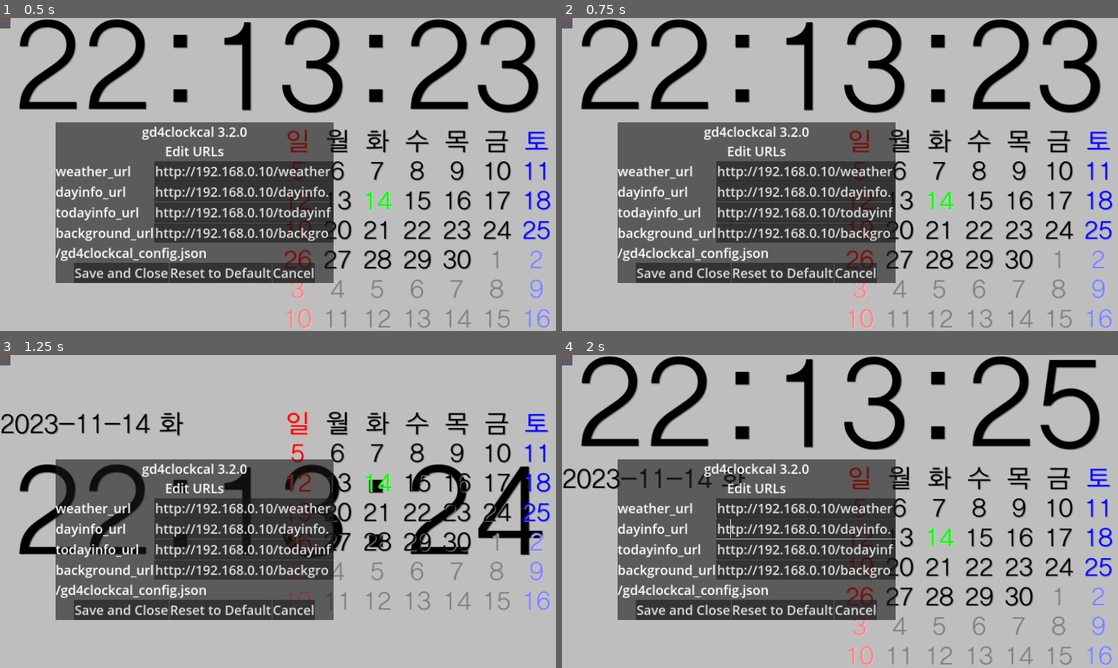
Above: before the commit, frames 1-4 (two rows, left to right).
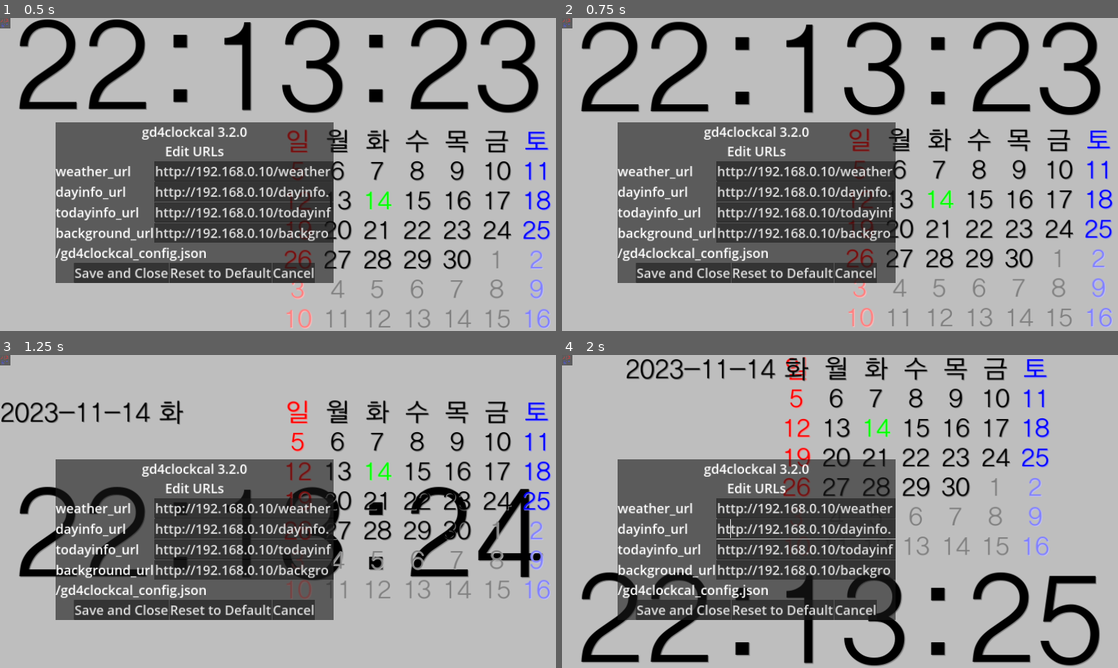
Above: after the commit, the same moments.

Repository: kasworld/gd4clockcal
Game: Godot game, scene res://main.tscn
Two runs of this game, one before a commit and one after it. Both use one fixed random seed, a clock stepped at 60 frames per second and the inputs below.
Inputs (mouse positions are in pixels of both pictures, inside the frame that each line leads up to):
- Up to frame 1 (0.5 s): no input
- Up to frame 2 (0.75 s): tap Enter at 0.5 s; move the mouse to (962, 158) at 0.52 s; click (962, 158) at 0.67 s
- Up to frame 3 (1.25 s): no input
- Up to frame 4 (2 s): move the mouse to (728, 527) at 1.27 s; click (728, 527) at 1.42 s

Frame 1 is identical in both runs. In frame 2, 7.7% of the frame differs, in the area x 3-99%, y 0-100%; in frame 3, 16%; in frame 4, 22%, in the area x 0-100%, y 0-100%.
Error in both runs: Attempt to call function 'store_line' in base 'null instance' on a null instance. (res://config.gd:29)

Commit message:
fix button press trigger animove

Diff:
--- a/main.gd
+++ b/main.gd
@@ -97,11 +97,11 @@
 	$PanelOption.hide()
 
 # esc to exit
-func _input(event):
+func _unhandled_input(event: InputEvent) -> void:
 	if event is InputEventKey and event.pressed:
 		if event.keycode == KEY_ESCAPE:
 			get_tree().quit()
-	elif event is InputEventMouseButton and event.is_released():
+	elif event is InputEventMouseButton and event.is_pressed():
 		animove_toggle()
 
 func invert_font_color()->void:
